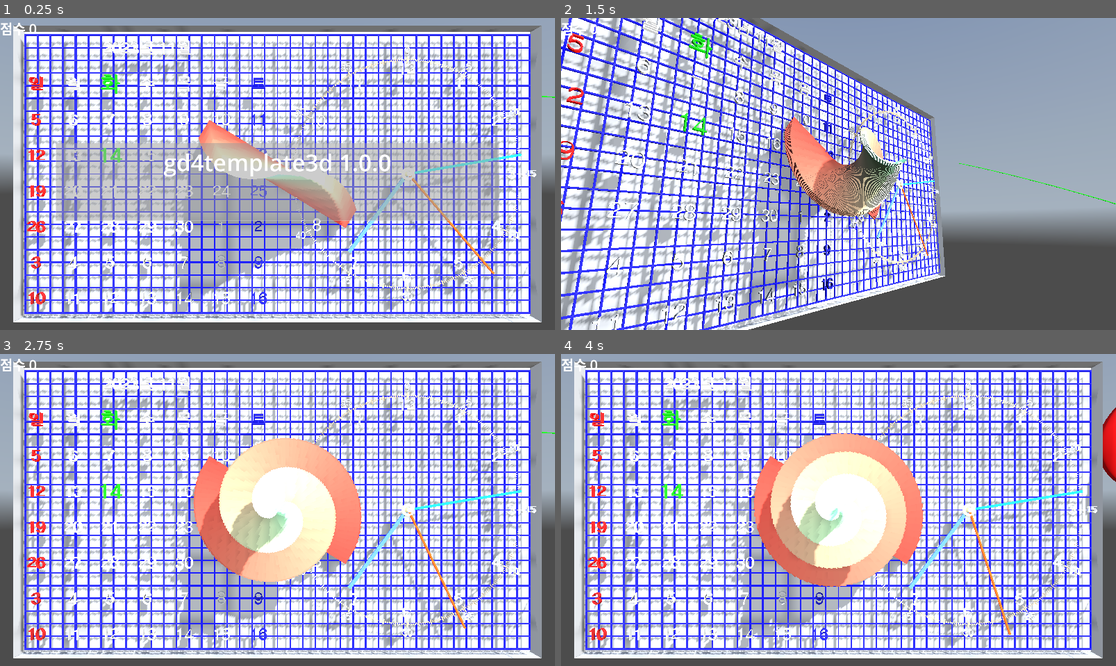
Above: before the commit, frames 1-4 (two rows, left to right).
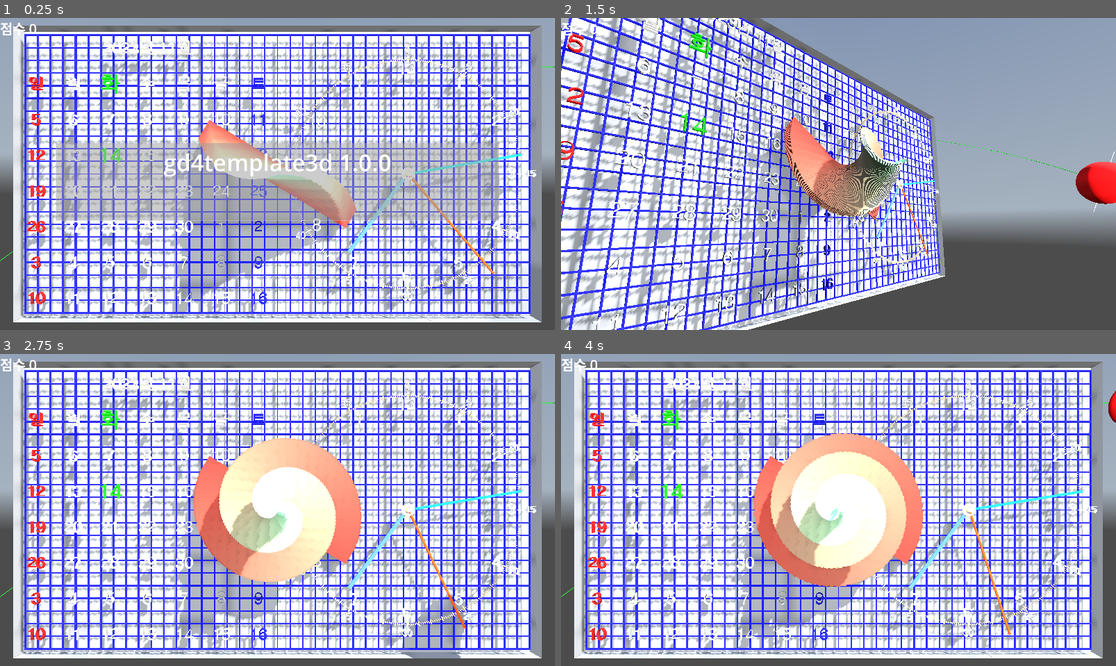
Above: after the commit, the same moments.

Repository: kasworld/gd4template3d
Game: Godot game, scene res://main.tscn
The game is run twice, just before and just after one commit, with the same random seed, the same clock (stepped at 60 frames per second) and the same inputs. A sky picture missing from this copy of the repository is replaced by a grey-blue gradient.
Inputs (mouse positions are in pixels of both pictures, inside the frame that each line leads up to):
- Up to frame 1 (0.25 s): no input
- Up to frame 2 (1.5 s): tap Enter at 0.5, 0.6, 1.35 s; move the mouse to (960, 158) at 0.52 s; click (960, 158) at 0.67 s; move the mouse to (727, 189) at 1.27 s; click (727, 189) at 1.42 s
- Up to frame 3 (2.75 s): move the mouse to (333, 441) at 2.02 s; tap Enter at 2.1 s; click (333, 441) at 2.17 s
- Up to frame 4 (4 s): move the mouse to (810, 572) at 2.77 s; tap Enter at 2.85, 3.6 s; click (810, 572) at 2.92 s; move the mouse to (1005, 556) at 3.52 s; click (1005, 556) at 3.67 s

The runs differ from the first frame. In frame 1, 0.5% of the frame differs, in the area x 0-100%, y 15-98%; in frame 2, 0.9%; in frame 3, 1.0%; in frame 4, 0.7%.

Commit message:
update orbit_test

Diff:
--- a/main.gd
+++ b/main.gd
@@ -25,7 +25,7 @@
 	clock_test()
 
 func orbit_test() -> void:
-	var diagonal_length = WorldSize.length()
+	var diagonal_length = WorldSize.length()/2
 	var a120 = PI*2/3
 	var a30 = PI/6
 	var axis1 = Vector3.UP.rotated(Vector3.RIGHT, a30)
@@ -34,7 +34,8 @@
 	mat1.albedo_color = Color.GREEN
 	var mat2 = StandardMaterial3D.new()
 	mat2.albedo_color = Color.RED
-	os.궤도설정(diagonal_length*1.1, 1.0/3, axis1, a120*2).구설정(5, 1, Vector3.UP).구재질설정(mat2).궤도재질설정(mat1)
+	os.궤도설정(diagonal_length*1.1, 1.0/3, axis1, a120*2).구설정(2, 1, Vector3.UP).구재질설정(mat2).궤도재질설정(mat1)
+	os.position = WorldSize/2
 	add_child(os)
 
 func mashtrail_test() -> void:
